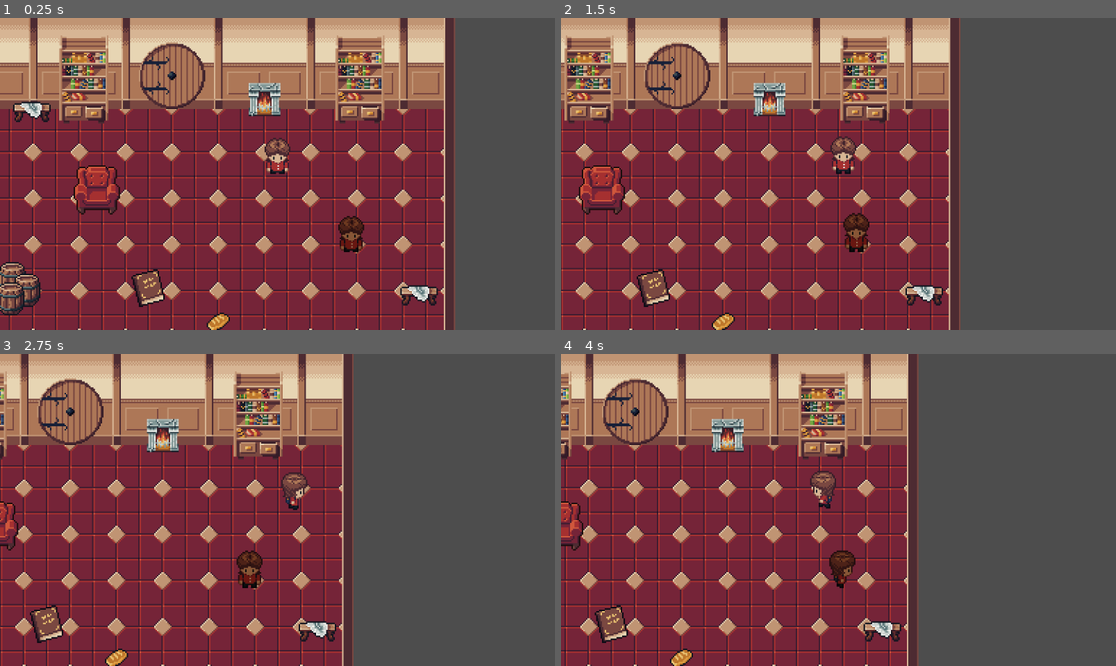
Above: before the commit, frames 1-4 (two rows, left to right).
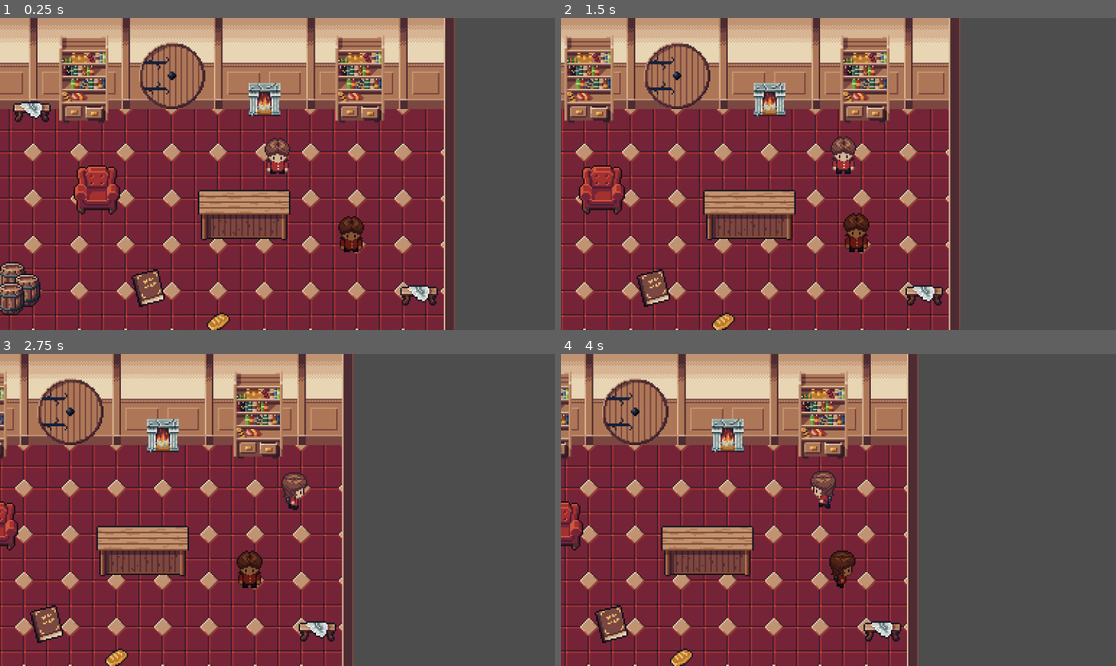
Above: after the commit, the same moments.

Repository: peterakerblom/hoblib
Game: Godot game, scene res://scenes/level.tscn
Same seed, same stepped clock (60 frames per second), same inputs: the game is played once before the commit and once after it.
Inputs (mouse positions are in pixels of both pictures, inside the frame that each line leads up to):
- Up to frame 1 (0.25 s): no input
- Up to frame 2 (1.5 s): move the mouse to (960, 158) at 0.52 s; hold Right (right) 0.53-1.25 s; tap E (interact) at 0.6 s; click (960, 158) at 0.67 s; drag from (727, 189) to (855, 164) at 1.27 s
- Up to frame 3 (2.75 s): move the mouse to (333, 441) at 2.02 s; hold Right (right) from 2.03 s (still down); tap E (interact) at 2.1 s
- Up to frame 4 (4 s): release Right (right) at 2.75 s; drag from (810, 572) to (605, 622) at 2.77 s; move the mouse to (1005, 556) at 3.52 s; hold Left (left) from 3.53 s (still down); tap E (interact) at 3.6 s

The runs differ from the first frame. In frame 1, 2.3% of the frame differs, in the area x 35-53%, y 55-72%; in frame 2, 2.3%; in frame 3, 2.3%; in frame 4, 2.3%, in the area x 18-35%, y 55-72%.

Commit message:
menu

Diff:
--- a/scenes/level.tscn
+++ b/scenes/level.tscn
@@ -20,6 +20,7 @@
 [ext_resource type="PackedScene" uid="uid://cvycriytsbhsp" path="res://scenes/static_objects/wall_left_down.tscn" id="18_5k0ak"]
 [ext_resource type="PackedScene" uid="uid://cqg0co7824yxv" path="res://scenes/static_objects/wall_right_up.tscn" id="19_wu01b"]
 [ext_resource type="PackedScene" uid="uid://ea2qeshukeeq" path="res://scenes/static_objects/wall_up_door.tscn" id="20_8gofh"]
+[ext_resource type="PackedScene" uid="uid://cb85vs3eprxmp" path="res://scenes/static_objects/counter.tscn" id="21_h6wmr"]
 
 [sub_resource type="TileSetAtlasSource" id="TileSetAtlasSource_e65ai"]
 texture = ExtResource("1_sh2hu")
@@ -170,3 +171,6 @@
 
 [node name="WallUpDoor1" parent="walls" unique_id=167480163 instance=ExtResource("20_8gofh")]
 position = Vector2(352, 165)
+
+[node name="Counter" parent="." unique_id=190575247 instance=ExtResource("21_h6wmr")]
+position = Vector2(372, 298)
--- /dev/null
+++ b/scenes/static_objects/counter.tscn
@@ -0,0 +1,19 @@
+[gd_scene format=3 uid="uid://cb85vs3eprxmp"]
+
+[ext_resource type="Texture2D" uid="uid://cpoxhxfq3nblf" path="res://assets/sprites/counter_64.png" id="1_dw3fw"]
+
+[sub_resource type="RectangleShape2D" id="RectangleShape2D_ftiyt"]
+size = Vector2(28, 14.285719)
+
+[node name="Counter" type="StaticBody2D" unique_id=190575247]
+texture_filter = 1
+
+[node name="Sprite2D" type="Sprite2D" parent="." unique_id=1917999584]
+texture_filter = 1
+position = Vector2(0, -16)
+texture = ExtResource("1_dw3fw")
+
+[node name="CollisionShape2D" type="CollisionShape2D" parent="." unique_id=942781614]
+position = Vector2(0, 3)
+scale = Vector2(2.12, 1.3999997)
+shape = SubResource("RectangleShape2D_ftiyt")
--- /dev/null
+++ b/scenes/ui/main_menu.tscn
@@ -0,0 +1,59 @@
+[gd_scene format=3 uid="uid://jr3y4ovmo2vp"]
+
+[ext_resource type="Script" uid="uid://ddlgho8f5rpwq" path="res://scripts/ui/main_menu.gd" id="1_sl1te"]
+[ext_resource type="Script" uid="uid://dx1xlsb6qsyw" path="res://scripts/ui/button_play.gd" id="2_fe2o3"]
+
+[node name="MainMenu" type="Control" unique_id=1783859292]
+layout_mode = 3
+anchors_preset = 15
+anchor_right = 1.0
+anchor_bottom = 1.0
+grow_horizontal = 2
+grow_vertical = 2
+script = ExtResource("1_sl1te")
+
+[node name="ColorRect" type="ColorRect" parent="." unique_id=2138504272]
+layout_mode = 1
+anchors_preset = 15
+anchor_right = 1.0
+anchor_bottom = 1.0
+grow_horizontal = 2
+grow_vertical = 2
+color = Color(0.63121176, 0.6181138, 0.31399256, 1)
+
+[node name="VBoxContainer" type="VBoxContainer" parent="." unique_id=1698381993]
+layout_mode = 1
+anchors_preset = 8
+anchor_left = 0.5
+anchor_top = 0.5
+anchor_right = 0.5
+anchor_bottom = 0.5
+offset_left = -48.0
+offset_top = -50.5
+offset_right = 48.0
+offset_bottom = 50.5
+grow_horizontal = 2
+grow_vertical = 2
+
+[node name="Label" type="Label" parent="VBoxContainer" unique_id=1275957634]
+layout_mode = 2
+size_flags_horizontal = 4
+text = "Main menu"
+
+[node name="ButtonPlay" type="Button" parent="VBoxContainer" unique_id=919571601]
+layout_mode = 2
+text = "Start Game"
+script = ExtResource("2_fe2o3")
+
+[node name="ButtonOptions" type="Button" parent="VBoxContainer" unique_id=1059145707]
+layout_mode = 2
+text = "Options"
+
+[node name="ButtonExit" type="Button" parent="VBoxContainer" unique_id=1647003533]
+layout_mode = 2
+text = "Exit
+"
+
+[connection signal="pressed" from="VBoxContainer/ButtonPlay" to="." method="_on_button_play_pressed"]
+[connection signal="pressed" from="VBoxContainer/ButtonOptions" to="." method="_on_button_options_pressed"]
+[connection signal="pressed" from="VBoxContainer/ButtonExit" to="." method="_on_button_exit_pressed"]
--- /dev/null
+++ b/scenes/ui/options.tscn
@@ -0,0 +1,53 @@
+[gd_scene format=3 uid="uid://cco2ydpetor7p"]
+
+[ext_resource type="Script" uid="uid://dx1xlsb6qsyw" path="res://scripts/ui/button_play.gd" id="1_ad3a0"]
+
+[node name="Options" type="Control" unique_id=1661775609]
+layout_mode = 3
+anchors_preset = 15
+anchor_right = 1.0
+anchor_bottom = 1.0
+grow_horizontal = 2
+grow_vertical = 2
+
+[node name="ColorRect" type="ColorRect" parent="." unique_id=1689964349]
+layout_mode = 1
+anchors_preset = 15
+anchor_right = 1.0
+anchor_bottom = 1.0
+grow_horizontal = 2
+grow_vertical = 2
+color = Color(0.63121176, 0.6181138, 0.31399256, 1)
+
+[node name="VBoxContainer" type="VBoxContainer" parent="." unique_id=803091793]
+layout_mode = 1
+anchors_preset = 8
+anchor_left = 0.5
+anchor_top = 0.5
+anchor_right = 0.5
+anchor_bottom = 0.5
+offset_left = -48.0
+offset_top = -50.5
+offset_right = 48.0
+offset_bottom = 50.5
+grow_horizontal = 2
+grow_vertical = 2
+
+[node name="Label" type="Label" parent="VBoxContainer" unique_id=1781312027]
+layout_mode = 2
+size_flags_horizontal = 4
+text = "Options"
+
+[node name="ButtonPlay" type="Button" parent="VBoxContainer" unique_id=787590467]
+layout_mode = 2
+text = "Start Game"
+script = ExtResource("1_ad3a0")
+
+[node name="ButtonOptions" type="Button" parent="VBoxContainer" unique_id=851316237]
+layout_mode = 2
+text = "Options"
+
+[node name="ButtonExit" type="Button" parent="VBoxContainer" unique_id=507565220]
+layout_mode = 2
+text = "Exit
+"
--- /dev/null
+++ b/scripts/ui/button_play.gd
@@ -0,0 +1,11 @@
+extends Button
+
+
+# Called when the node enters the scene tree for the first time.
+func _ready() -> void:
+	pass # Replace with function body.
+
+
+# Called every frame. 'delta' is the elapsed time since the previous frame.
+func _process(delta: float) -> void:
+	pass
--- /dev/null
+++ b/scripts/ui/main_menu.gd
@@ -0,0 +1,29 @@
+extends Control
+
+@onready var button_play: Button = $VBoxContainer/ButtonPlay
+@onready var button_options: Button = $VBoxContainer/ButtonOptions
+@onready var button_exit: Button = $VBoxContainer/ButtonExit
+@onready var level_str = "res://scenes/level.tscn"
+# Called when the node enters the scene tree for the first time.
+func _ready() -> void:
+	button_play.pressed.connect(_on_button_play_pressed.bind(button_play))
+	button_options.pressed.connect(_on_button_options_pressed.bind(button_options))
+	button_exit.pressed.connect(_on_button_exit_pressed.bind(button_exit))
+
+# Called every frame. 'delta' is the elapsed time since the previous frame.
+func _process(delta: float) -> void:
+	pass
+
+
+func _on_button_play_pressed() -> void:
+	get_tree().change_scene_to_file(level_str)
+	queue_free()
+	pass # Replace with function body.
+
+
+func _on_button_options_pressed() -> void:
+	pass # Replace with function body.
+
+
+func _on_button_exit_pressed() -> void:
+	get_tree().quit()
Not shown, added: scripts/ui/button_play.gd.uid
Not shown, added: scripts/ui/main_menu.gd.uid
